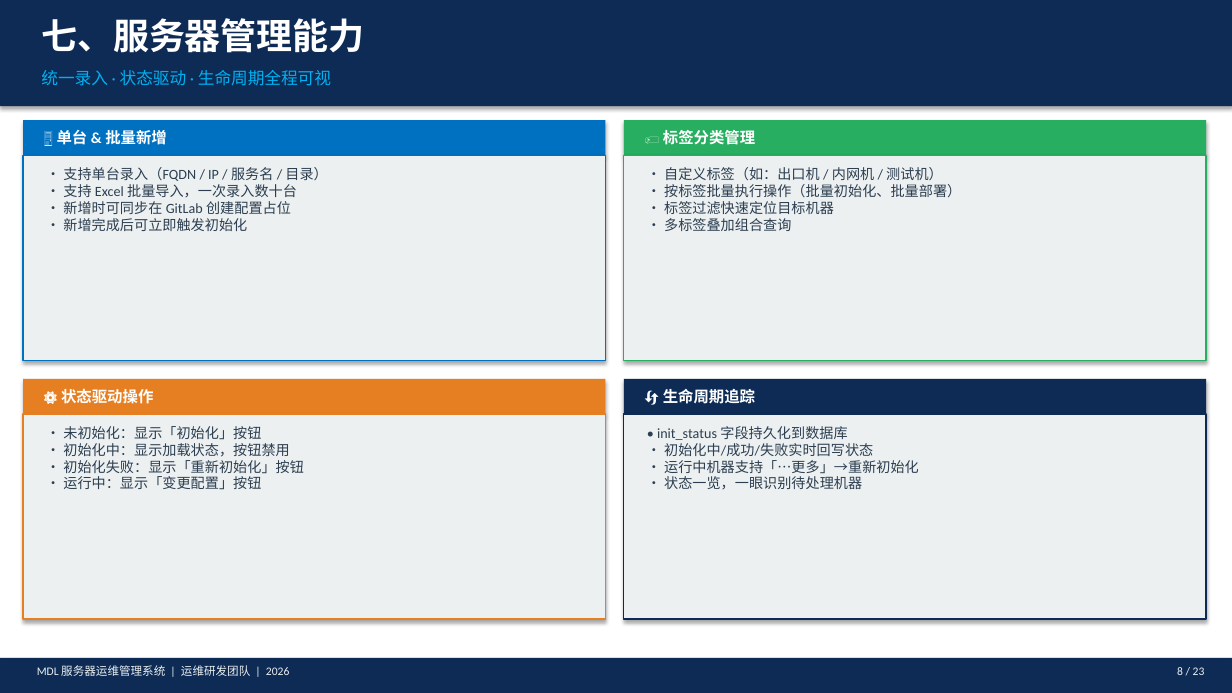
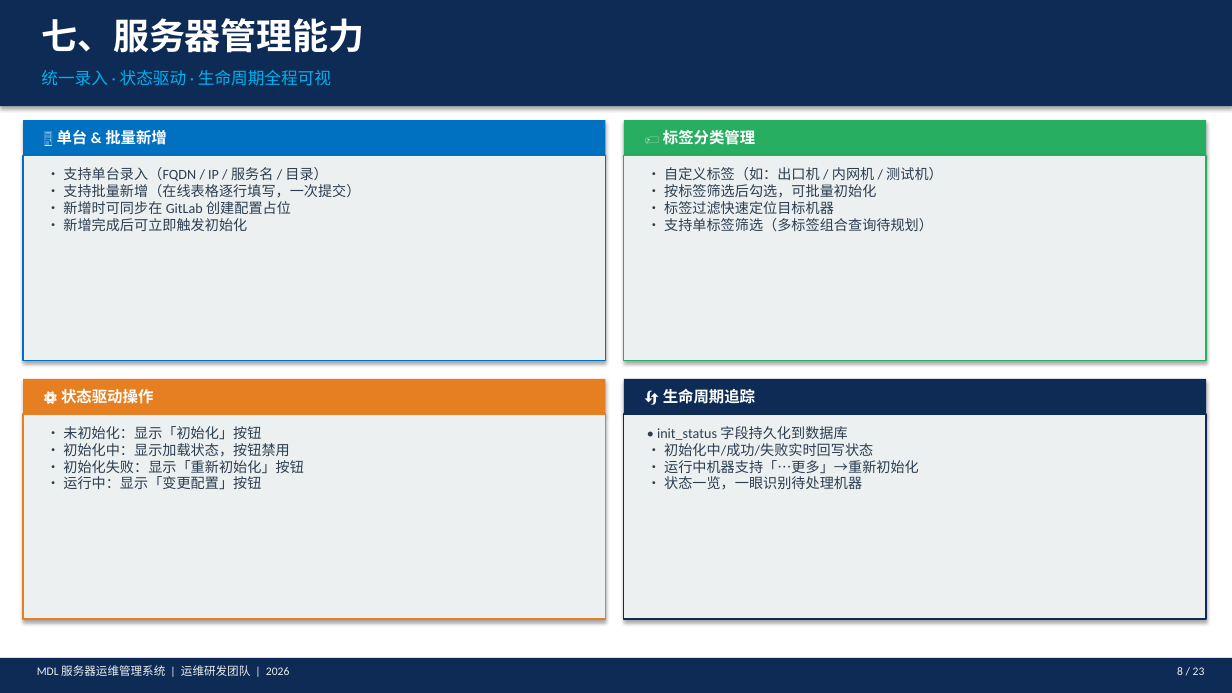
Before and after one commit to rexzhanglis/release-src, a slide deck: slide 8 of MDL_运维管理系统_领导汇报_优化版.pptx. Drawn at 1232x693 pixels with LibreOffice and Linux fonts; fonts in the diff are those of the drawing. Boxes give left, top, right and bottom in pixels: in the first picture for what was removed or moved away, otherwise in the second. Text is boxed around its words. In the diff, an @@ line names an element or a change of style, - is before the commit and + after.

Commit message:
优化批量化初始化服务器“

```diff
--- a/MDL_运维管理系统_领导汇报_优化版.pptx
+++ b/MDL_运维管理系统_领导汇报_优化版.pptx
@@ text at [63,167,360,231]: text changed @@
-• 支持单台录入（FQDN / IP / 服务名 / 目录）
-• 支持 Excel 批量导入，一次录入数十台
-• 新增时可同步在 GitLab 创建配置占位
-• 新增完成后可立即触发初始化
+• 支持单台录入（FQDN / IP / 服务名 / 目录）
+• 支持批量新增（在线表格逐行填写，一次提交）
+• 新增时可同步在 GitLab 创建配置占位
+• 新增完成后可立即触发初始化
@@ text at [664,167,943,231]: text changed @@
-• 自定义标签（如：出口机 / 内网机 / 测试机）
-• 按标签批量执行操作（批量初始化、批量部署）
-• 标签过滤快速定位目标机器
-• 多标签叠加组合查询
+• 自定义标签（如：出口机 / 内网机 / 测试机）
+• 按标签筛选后勾选，可批量初始化
+• 标签过滤快速定位目标机器
+• 支持单标签筛选（多标签组合查询待规划）
```
Also in this commit, not shown: 6 other slides changed, 1 slide added, 5 other files.
